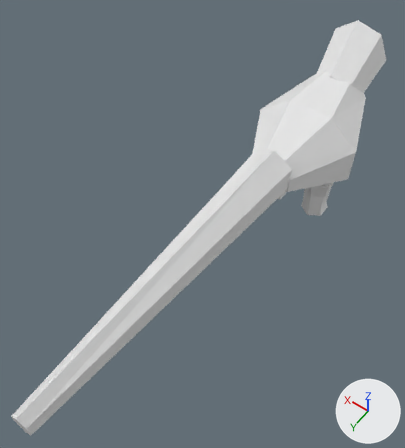
The OBJ model data/animals/andorinha/eat/3.obj: old version first, new version second.
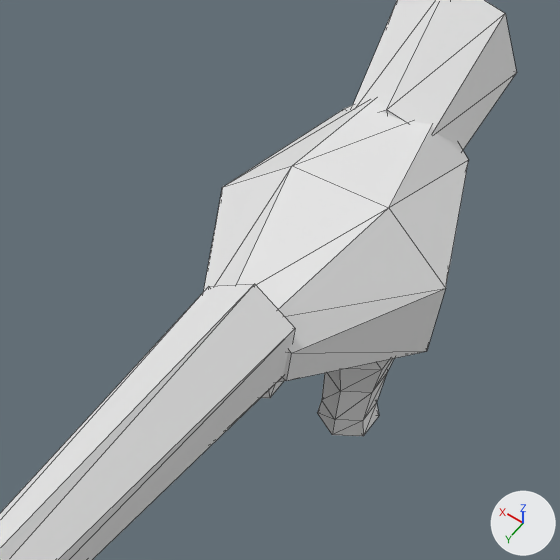
Each version is shown whole from a 50 mm camera at (-0.25, 0.632, 0.773) aimed at (0.044, 0.22, 0.126), then close up on the part from 41% to 100% of the width and 7% to 60% of the height. Arrows for +X, +Y and +Z are at lower right; the lights stay in place. The last two pictures show the newer version. The close-ups show mesh edges as thin lines. Where no turn or scale is listed for an object, it has been applied to the vertices.

Objects in the first close-up: 'andorinha_eat_3'.
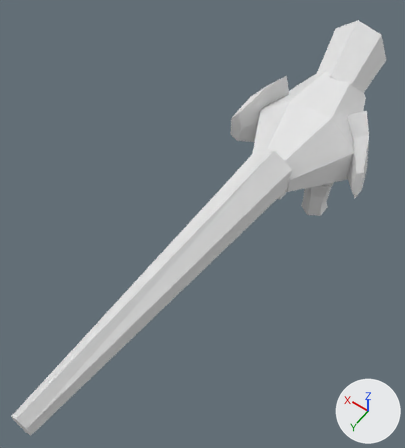
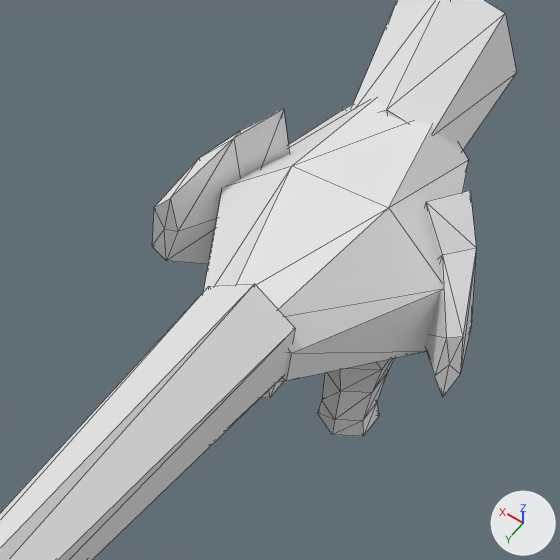
Where the change shows, as pixel boxes [x1, y1, x2, y2] in the close-ups (560 x 560 px):
```json
{"part": 1, "of": "me_andorinha_eat_3", "change": "added", "after": [424, 191, 476, 396]}
{"part": 2, "of": "me_andorinha_eat_3", "change": "added", "after": [152, 109, 289, 264]}
```

Edits to the scene script, one JSON object a line:
```json
{"block": "me_andorinha_eat_3", "where": "# used by ob_andorinha_eat_3; location = (0.0, 0.0, 0.0)"}
{"op": "remove", "block": "me_andorinha_eat_3", "code": "me_andorinha_eat_3.from_pydata(...)  # 122 vertices, 220 faces; spans x -0.085..0.085, y -0.244..0.586, z 0.0..0.274"}
{"op": "add", "block": "me_andorinha_eat_3", "code": "me_andorinha_eat_3.from_pydata(...)  # 156 vertices, 280 faces; spans x -0.119..0.118, y -0.244..0.586, z 0.0..0.274"}
{"block": "me_andorinha_eat_3", "change": "me_andorinha_eat_3 part 1: a new loose piece of 17 vertices spanning x -0.119..-0.048, y -0.03..0.036, z 0.086..0.229"}
{"block": "me_andorinha_eat_3", "change": "me_andorinha_eat_3 part 2: a new loose piece of 17 vertices spanning x 0.043..0.118, y -0.031..0.036, z 0.086..0.229"}
```
